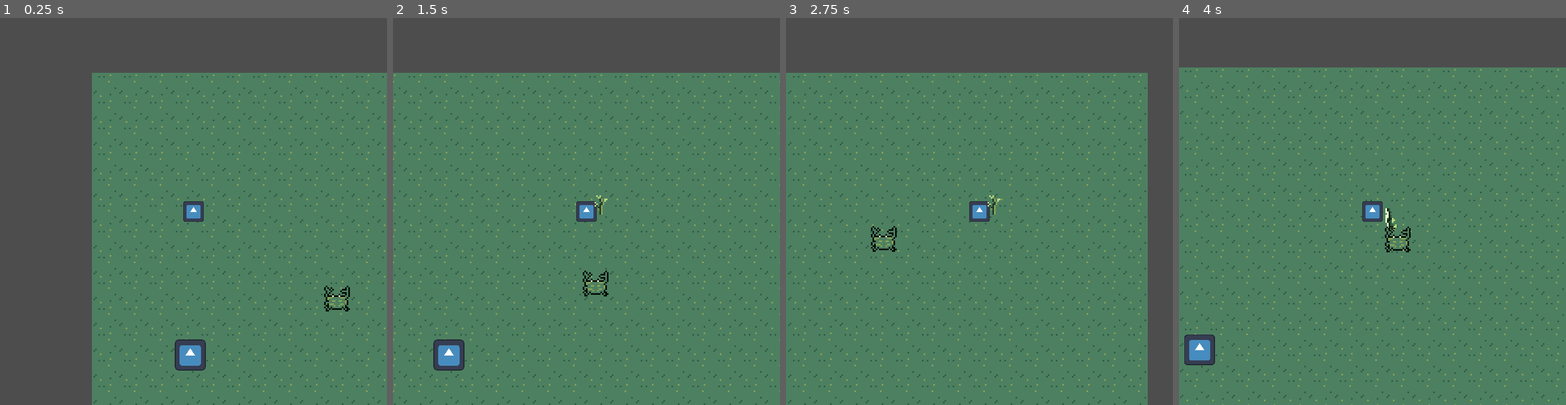
Above: before the commit, frames 1-4 (left to right).
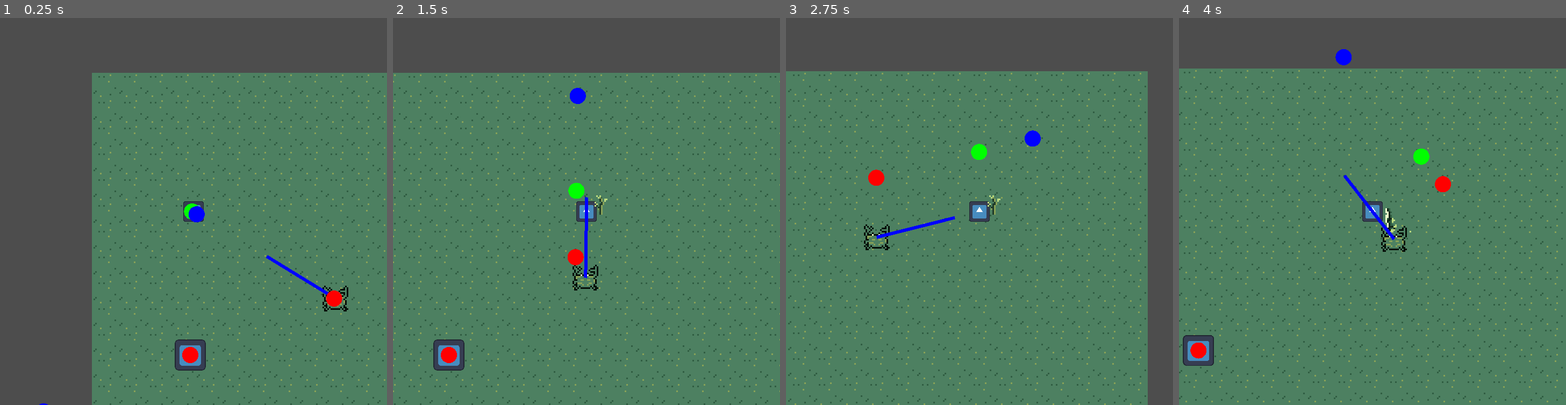
Above: after the commit, the same moments.

Repository: michaelwiest/godot-noah-game
Game: Godot game, scene res://scenes/main.tscn
The game is run twice, just before and just after one commit, with the same random seed, the same clock (stepped at 60 frames per second) and the same inputs. The engine's default icon, where the game draws it, is replaced by a stand-in: a white triangle on a blue panel in a dark square.
Inputs (mouse positions are in pixels of both pictures, inside the frame that each line leads up to):
- Up to frame 1 (0.25 s): no input
- Up to frame 2 (1.5 s): tap Enter (ui_accept) at 0.5, 0.77 s; move the mouse to (671, 192) at 0.52 s; hold Right (ui_right) 0.53-1.25 s; click (671, 192) at 0.67 s; drag from (509, 230) to (451, 354) at 1.27 s
- Up to frame 3 (2.75 s): move the mouse to (1018, 126) at 2.02 s; hold Right (ui_right) from 2.03 s (still down)
- Up to frame 4 (4 s): release Right (ui_right) at 2.75 s; drag from (1353, 288) to (1275, 238) at 2.77 s; move the mouse to (1488, 269) at 3.52 s; hold Left (ui_left) from 3.53 s (still down); tap Enter (ui_accept) at 3.77 s

The runs differ from the first frame. In frame 1, 0.8% of the frame differs, in the area x 10-91%, y 47-100%; in frame 2, 1.0%; in frame 3, 6.8%, in the area x 0-94%, y 13-100%; in frame 4, 6.4%.

Commit message:
Helpful vectors for debugging. but super weird behavior still.

Diff:
--- a/game/scenes/enemies/crab/Crab.tscn
+++ b/game/scenes/enemies/crab/Crab.tscn
@@ -17,10 +17,10 @@
 height = 14.0
 
 [sub_resource type="CircleShape2D" id="CircleShape2D_mfixq"]
-radius = 42.0119
+radius = 77.0584
 
 [sub_resource type="CircleShape2D" id="CircleShape2D_prcth"]
-radius = 59.0085
+radius = 110.073
 
 [node name="Crab" node_paths=PackedStringArray("stats", "effect_player") instance=ExtResource("1_xu68e")]
 collision_layer = 128
--- a/game/scripts/enemies/Enemy.gd
+++ b/game/scripts/enemies/Enemy.gd
@@ -6,7 +6,7 @@
 @onready var target_direction: Vector2 = Vector2.ZERO
 
 func at_destination(delta):
-	return global_position.distance_to(target_position) <= (max_speed * delta) / 10
+	return global_position.distance_to(target_position) <= 20 # (max_speed * delta) / 100
 
 func _process(delta):
 	var target = target_computer.compute_target(global_position)
--- a/game/scripts/enemies/TargetComputer.gd
+++ b/game/scripts/enemies/TargetComputer.gd
@@ -3,30 +3,69 @@
 @onready var target_detector: Area2D = $TargetDetector
 @onready var avoid_detector: Area2D = $AvoidDetector
 
+@onready var target_vector: Vector2
+@onready var avoid_vector: Vector2
+@onready var final_vector: Vector2
+@onready var target_position: Vector2
+@onready var avoid_position: Vector2
+@onready var returned_position: Vector2
+@onready var target_avoid_angle: float
+@export var avoidance_blend: float = 0.2
+
 # Called when the node enters the scene tree for the first time.
 func _ready():
-	pass # Replace with function body.
+#	set_process(true)
+	pass
 
 
-# Called every frame. 'delta' is the elapsed time since the previous frame.
-func _process(delta):
-	pass
+
+func _draw():
+	draw_line(Vector2.ZERO, target_vector * 50, Color(0, 255, 0, 1), 2)
+	draw_line(Vector2.ZERO, avoid_vector * 50, Color(255, 0, 0, 1), 2)
+	draw_line(Vector2.ZERO, final_vector * 50, Color(0, 0, 255, 1), 2)
+	draw_circle(target_position, 5, Color.GREEN)
+	draw_circle(avoid_position, 5, Color.RED)
+	draw_circle(returned_position, 5, Color.BLUE)
+
 
 
 func compute_target(body_position: Vector2):
 #	print(target_detector.has_target())
-	var target_vector = null
-	var avoid_vector = null
-	var target_position = null
-	var avoid_position = null
+#	var target_vector = null
+#	var avoid_vector = null
+#	var target_position = null
+#	var avoid_position = null
 	if target_detector.has_target():
 		target_position = target_detector.target.global_position
 		target_vector = body_position.direction_to(target_position)
+#	else:
+#		target_position = null
 	if avoid_detector.has_target():
 		avoid_position = avoid_detector.target.global_position
 		avoid_vector = body_position.direction_to(avoid_position)
+#	else:
+#		target_position = null
 	if target_vector != null and avoid_vector != null:
-		print("DOT: ", target_vector.dot(avoid_vector))
+		var avoid_dot: float = target_vector.dot(avoid_vector)
+		print("DOT: ", avoid_dot)
 #		print("CROSS: ", avoid_vector.cross(target_vector))
-		print("NORMAL: ", target_vector.direction_to(avoid_position))
-		return target_position
+
+		target_avoid_angle = rad_to_deg(avoid_vector.angle_to(target_vector))
+#		print("ANGLE: ", target_avoid_angle)
+		# Want to move perpendicular to the offending point.
+		var perpendicular_angle = target_avoid_angle + sign(target_avoid_angle) * 90
+#		print("perpendicular angle: ", perpendicular_angle)
+		final_vector = avoid_vector.rotated(deg_to_rad(perpendicular_angle)).normalized()
+#		print("perp vector: ", final_vector)
+#		print("target vector: ", target_vector)
+		# If it is behind the enemy then we don't care.
+		if avoid_dot > 0:
+			final_vector = (abs(avoid_dot) * avoidance_blend * final_vector + (1 - abs(avoid_dot)) * target_vector).normalized() * (1 - avoidance_blend)
+		else:
+			final_vector = target_vector
+
+		queue_redraw()
+#		print(PI)
+#		print("NORMAL: ", target_vector.direction_to(avoid_position))
+		returned_position = body_position + final_vector * 100
+		return returned_position
--- a/game/scripts/player/player.gd
+++ b/game/scripts/player/player.gd
@@ -38,6 +38,7 @@
 		var acc: float = (weapon_force / mass)
 		velocity += Vector2(last_direction.x * acc, last_direction.y * acc)
 	move_and_slide()
+
 #	print("PLAYER POSITION ", global_position)
 
 
